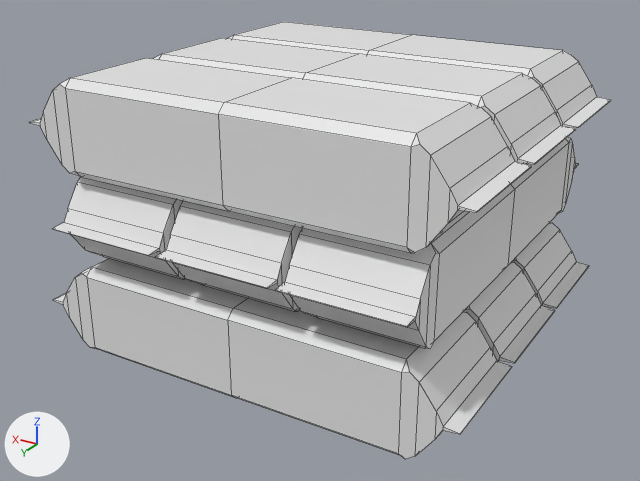
Before and after pictures for a commit that changed the FBX model Assets/Prefabs/Base/Quinta Tanda/Galletitas Coffler Amarillas.fbx.
Both versions are drawn from a 50 mm camera at (-0.182, 0.312, 0.196) aimed at (0.002, 0.005, 0.043). Every picture has the same lights, and +X, +Y and +Z are marked at lower left. Mesh edges are drawn as thin lines. Where no turn or scale is listed for an object, it has been applied to the vertices.

Objects in the first picture: 'Galletitas Cofler Amarillo.045', 'Galletitas Cofler Amarillo.046', 'Galletitas Cofler Amarillo.047', 'Galletitas Cofler Amarillo.048', 'Galletitas Cofler Amarillo.057', 'Galletitas Cofler Amarillo.058', 'Galletitas Cofler Amarillo.059', 'Galletitas Cofler Amarillo.060', 'Galletitas Cofler Amarillo.061'.
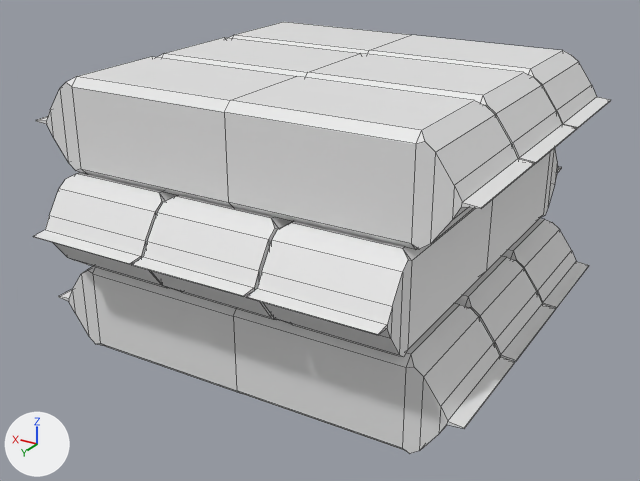
The change in detail:
me_cube_1697 has 64 vertices, 58 faces and spans x -0.079..-0.029, y -0.104..0.086, z 0.04..0.08.
me_cube_1697 is used by ob_galletitas_cofler_amarillo_045; location (0.0, 0.0, 0.0).
me_cube_1697 part 5: the whole mesh is moved by (0.006, 0.009, 0.0).
me_cube_1698 has 64 vertices, 58 faces and spans x 0.028..0.078, y -0.104..0.086, z 0.04..0.08.
me_cube_1698 is used by ob_galletitas_cofler_amarillo_046; location (0.0, 0.0, 0.0).
me_cube_1698 part 3: the whole mesh is moved by (0.001, 0.009, 0.0).
me_cube_1700 has 64 vertices, 58 faces and spans x -0.095..0.095, y 0.026..0.076, z 0.079..0.119.
me_cube_1700 is used by ob_galletitas_cofler_amarillo_048; location (0.0, 0.0, 0.0).
me_cube_1700 part 2: the whole mesh is moved by (0.0, -0.003, 0.0).
me_cube_2173 has 64 vertices, 58 faces and spans x -0.025..0.025, y -0.104..0.086, z 0.04..0.08.
me_cube_2173 is used by ob_galletitas_cofler_amarillo_058; location (0.0, 0.0, 0.0).
me_cube_2173 part 4: the whole mesh is moved by (0.004, 0.009, 0.0).
me_cube_2175 has 64 vertices, 58 faces and spans x -0.095..0.095, y 0.026..0.076, z 0.0..0.04.
me_cube_2175 is used by ob_galletitas_cofler_amarillo_060; location (0.0, 0.0, 0.0).
me_cube_2175 part 1: the whole mesh is moved by (0.0, -0.003, 0.0).

What differs and where, as boxes (x1, y1, x2, y2) in the pictures (640 x 481 px):
'Galletitas Cofler Amarillo.048', mesh moved: before (29, 58, 532, 253); after (36, 57, 535, 250)
'Galletitas Cofler Amarillo.060', mesh moved: before (53, 258, 512, 459); after (58, 266, 515, 454)
'Galletitas Cofler Amarillo.045', mesh moved: before (275, 137, 579, 349); after (247, 148, 562, 357)
'Galletitas Cofler Amarillo.058', mesh moved: before (155, 201, 302, 311); after (132, 195, 293, 320)
'Galletitas Cofler Amarillo.046', mesh moved: before (53, 177, 185, 279); after (33, 172, 177, 288)
